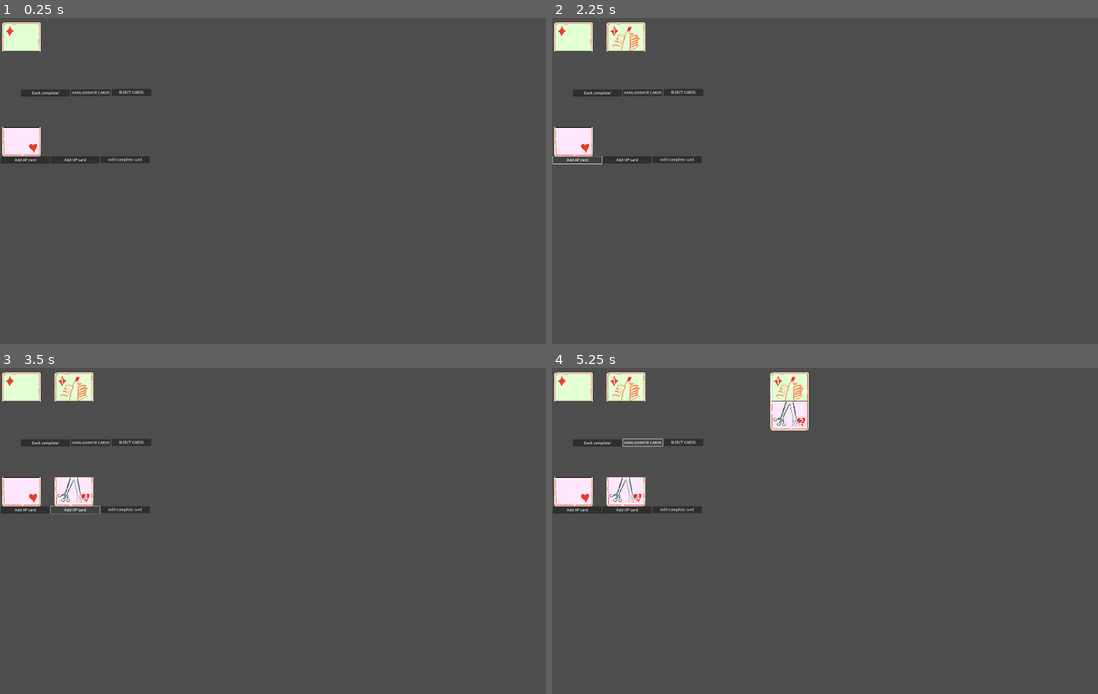
Above: before the commit, frames 1-4 (two rows, left to right).
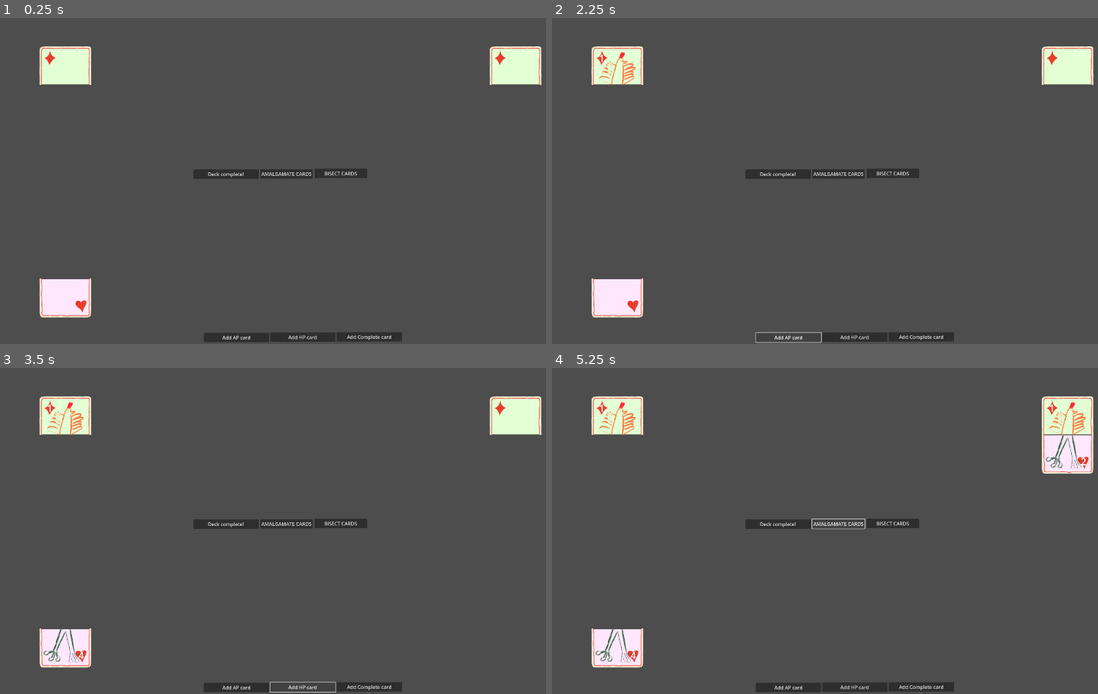
Above: after the commit, the same moments.

Repository: francismitchell/cardbuilder
Game: Godot game, scene res://Stages/CardBuilder.tscn
Two runs of this game, one before a commit and one after it. Both use one fixed random seed, a clock stepped at 60 frames per second and the inputs below. The project has no main scene, so this scene is started directly.
Inputs:
- Up to frame 1 (0.25 s): no input
- Up to frame 2 (2.25 s): click "AMALGAMATE CARDS" at 0.5 s; click "BISECT CARDS" at 1.25 s; click "Add AP card" at 2 s
- Up to frame 3 (3.5 s): click "Add HP card" at 2.75 s
- Up to frame 4 (5.25 s): click "Add Complete card" at 3.5 s; click "Deck complete!" at 4.25 s; click "AMALGAMATE CARDS" at 5 s

The runs differ from the first frame. In frame 1, 7.3% of the frame differs, in the area x 0-100%, y 1-100%; in frame 2, 7.5%; in frame 3, 8.1%; in frame 4, 11%.

Commit message:
refactored deck system; now uses Sprite2D base node instead of TextureRect and eschewed use of location markers

Diff:
--- a/Decks/APDeck.tscn
+++ b/Decks/APDeck.tscn
@@ -1,29 +1,27 @@
-[gd_scene load_steps=8 format=3 uid="uid://c8355u067pdh0"]
+[gd_scene load_steps=7 format=3 uid="uid://c8355u067pdh0"]
 
 [ext_resource type="Shader" path="res://Cards/InverseShader.gdshader" id="1_8qxkb"]
-[ext_resource type="Script" path="res://Decks/Scripts/Deck.gd" id="1_c2pqh"]
-[ext_resource type="Texture2D" uid="uid://d05dwqsig7c1n" path="res://Cards/Images/AP_bg.png" id="2_b7mn1"]
+[ext_resource type="PackedScene" uid="uid://ccnlc875y4ixf" path="res://Decks/BaseDeck.tscn" id="1_dvycy"]
 [ext_resource type="Script" path="res://Cards/Scripts/CardData.gd" id="5_iq1l0"]
 [ext_resource type="Script" path="res://Decks/Scripts/DeckData.gd" id="5_jukmb"]
 
-[sub_resource type="ShaderMaterial" id="ShaderMaterial_i82l5"]
+[sub_resource type="ShaderMaterial" id="ShaderMaterial_dgcr5"]
 resource_local_to_scene = true
 shader = ExtResource("1_8qxkb")
 shader_parameter/enabled = false
-shader_parameter/brightness = 0.67
+shader_parameter/brightness = 0.755
+shader_parameter/effect_idx = null
+shader_parameter/Strength = 5.0
+shader_parameter/RandomOffset = 1.0
 
-[sub_resource type="Resource" id="Resource_c6dms"]
+[sub_resource type="Resource" id="Resource_mcwyp"]
 script = ExtResource("5_jukmb")
 deck_type = 0
 deck_orientation = 0
 deck = Array[ExtResource("5_iq1l0")]([])
 
-[node name="ApDeck" type="TextureRect"]
-z_index = 8
-material = SubResource("ShaderMaterial_i82l5")
-offset_right = 256.0
-offset_bottom = 192.0
-pivot_offset = Vector2(128, 96)
-texture = ExtResource("2_b7mn1")
-script = ExtResource("1_c2pqh")
-deck_data = SubResource("Resource_c6dms")
+[node name="APDeck" instance=ExtResource("1_dvycy")]
+material = SubResource("ShaderMaterial_dgcr5")
+centered = false
+offset = Vector2(-128, -192)
+deck_data = SubResource("Resource_mcwyp")
--- /dev/null
+++ b/Decks/BaseDeck.tscn
@@ -0,0 +1,19 @@
+[gd_scene load_steps=5 format=3 uid="uid://ccnlc875y4ixf"]
+
+[ext_resource type="Shader" path="res://Cards/InverseShader.gdshader" id="1_l4hox"]
+[ext_resource type="Texture2D" uid="uid://d05dwqsig7c1n" path="res://Cards/Images/AP_bg.png" id="2_6ksn6"]
+[ext_resource type="Script" path="res://Decks/Scripts/Deck.gd" id="2_l4a81"]
+
+[sub_resource type="ShaderMaterial" id="ShaderMaterial_oja8g"]
+resource_local_to_scene = true
+shader = ExtResource("1_l4hox")
+shader_parameter/enabled = false
+shader_parameter/brightness = 0.755
+shader_parameter/effect_idx = null
+shader_parameter/Strength = 5.0
+shader_parameter/RandomOffset = 1.0
+
+[node name="BaseDeck" type="Sprite2D"]
+material = SubResource("ShaderMaterial_oja8g")
+texture = ExtResource("2_6ksn6")
+script = ExtResource("2_l4a81")
--- a/Decks/CompleteCardDeck.tscn
+++ b/Decks/CompleteCardDeck.tscn
@@ -1,16 +1,27 @@
-[gd_scene load_steps=5 format=3 uid="uid://b8rnbfd32l6f8"]
+[gd_scene load_steps=7 format=3 uid="uid://b8rnbfd32l6f8"]
 
-[ext_resource type="Script" path="res://Decks/Scripts/Deck.gd" id="1_u77cj"]
+[ext_resource type="PackedScene" uid="uid://ccnlc875y4ixf" path="res://Decks/BaseDeck.tscn" id="1_bx260"]
 [ext_resource type="Script" path="res://Cards/Scripts/CardData.gd" id="2_6t34k"]
+[ext_resource type="Shader" path="res://Cards/InverseShader.gdshader" id="2_ey21t"]
 [ext_resource type="Script" path="res://Decks/Scripts/DeckData.gd" id="3_ra28f"]
 
-[sub_resource type="Resource" id="Resource_xmbbp"]
+[sub_resource type="ShaderMaterial" id="ShaderMaterial_16gq8"]
+resource_local_to_scene = true
+shader = ExtResource("2_ey21t")
+shader_parameter/enabled = false
+shader_parameter/brightness = 0.755
+shader_parameter/effect_idx = null
+shader_parameter/Strength = 5.0
+shader_parameter/RandomOffset = 1.0
+
+[sub_resource type="Resource" id="Resource_lyypq"]
 script = ExtResource("3_ra28f")
-deck_type = 0
+deck_type = 2
 deck_orientation = 1
 deck = Array[ExtResource("2_6t34k")]([])
 
-[node name="CompleteCardDeck" type="TextureRect"]
-script = ExtResource("1_u77cj")
-deck_width_px = 750
-deck_data = SubResource("Resource_xmbbp")
+[node name="CompleteCardDeck" instance=ExtResource("1_bx260")]
+material = SubResource("ShaderMaterial_16gq8")
+centered = false
+offset = Vector2(-128, -192)
+deck_data = SubResource("Resource_lyypq")
--- a/Decks/HPDeck.tscn
+++ b/Decks/HPDeck.tscn
@@ -1,26 +1,29 @@
 [gd_scene load_steps=8 format=3 uid="uid://kxq2v478o6na"]
 
+[ext_resource type="PackedScene" uid="uid://ccnlc875y4ixf" path="res://Decks/BaseDeck.tscn" id="1_00ls3"]
 [ext_resource type="Shader" path="res://Cards/InverseShader.gdshader" id="1_ij4re"]
-[ext_resource type="Script" path="res://Decks/Scripts/Deck.gd" id="1_rd8cj"]
 [ext_resource type="Texture2D" uid="uid://c8y2ueofy62oj" path="res://Cards/Images/HP_bg.png" id="2_gwavs"]
 [ext_resource type="Script" path="res://Decks/Scripts/DeckData.gd" id="5_2xh7o"]
 [ext_resource type="Script" path="res://Cards/Scripts/CardData.gd" id="7_5mrwf"]
 
-[sub_resource type="ShaderMaterial" id="ShaderMaterial_oja8g"]
+[sub_resource type="ShaderMaterial" id="ShaderMaterial_jbm3n"]
 resource_local_to_scene = true
 shader = ExtResource("1_ij4re")
 shader_parameter/enabled = false
 shader_parameter/brightness = 0.755
+shader_parameter/effect_idx = null
+shader_parameter/Strength = 5.0
+shader_parameter/RandomOffset = 1.0
 
-[sub_resource type="Resource" id="Resource_j1sxi"]
+[sub_resource type="Resource" id="Resource_uetp3"]
 script = ExtResource("5_2xh7o")
 deck_type = 1
 deck_orientation = 0
 deck = Array[ExtResource("7_5mrwf")]([])
 
-[node name="HpDeck" type="TextureRect"]
-material = SubResource("ShaderMaterial_oja8g")
-pivot_offset = Vector2(128, 96)
+[node name="HPDeck" instance=ExtResource("1_00ls3")]
+material = SubResource("ShaderMaterial_jbm3n")
 texture = ExtResource("2_gwavs")
-script = ExtResource("1_rd8cj")
-deck_data = SubResource("Resource_j1sxi")
+centered = false
+offset = Vector2(-128, 0)
+deck_data = SubResource("Resource_uetp3")
--- a/Decks/Scripts/Deck.gd
+++ b/Decks/Scripts/Deck.gd
@@ -1,5 +1,6 @@
 @tool
-class_name Deck extends TextureRect
+class_name Deck
+extends Sprite2D
 
 enum DeckState {STACKED, FOLDED, UNFOLDED}
 
@@ -17,7 +18,6 @@
 
 var selected_card : Card
 var hovered_card : Card
-var deck_position : Vector2
 var folded : bool = false
 var deck_state : DeckState: set = set_deck_state
 var hovered_cards : Array[Card]
@@ -53,9 +53,6 @@
 			for card : Card in get_children():
 				if card.is_queued_for_deletion(): continue
 				var end_position = global_position
-				if deck_data.deck_type == CardData.CARD_TYPE.AP_CARD:
-					end_position.y += size.y * scale.y
-				end_position.x += size.x * scale.x / 2
 				tween.parallel().tween_property(card, "global_position", end_position, DECK_FOLD_TIME_PER_CARD)
 			await tween.finished
 		deck_stacked.emit()
@@ -66,16 +63,9 @@
 			var tween = get_tree().create_tween()
 			var end_position = global_position
 			if deck_data.deck_orientation == DeckData.DECK_ORIENTATION.LANDSCAPE:
-				if deck_data.deck_type == CardData.CARD_TYPE.AP_CARD:
-					end_position.y += size.y * scale.y
-				end_position.x += size.x * scale.x / 2
 				end_position.x += 16*i
 			else:
-				if deck_data.deck_type == CardData.CARD_TYPE.AP_CARD:
-					end_position.y += size.y * scale.y
-				end_position.x += size.x * scale.x / 2
 				end_position.y += 16*i #deck_width_px - 16*i
-				#end_position.y -= 130
 			tween.tween_property(card, "global_position", end_position, DECK_FOLD_TIME_PER_CARD)
 			# fold cards simultaneously if previously stacked
 			if previous_state == DeckState.STACKED:
@@ -106,14 +96,10 @@
 			var unfold_position = Vector2()
 			# set position dependent on index and deck settings
 			if deck_data.deck_orientation == DeckData.DECK_ORIENTATION.LANDSCAPE:
-				if deck_data.deck_type == CardData.CARD_TYPE.AP_CARD:
+				if deck_data.deck_type == CardData.CARD_TYPE.COMPLETE_CARD:
+					unfold_position.x = i * card_x_offset
+				else:
 					unfold_position.x = (number_cards-i-1) * card_x_offset
-					if not deck_unfold_node:
-						unfold_position.y += size.y
-				elif deck_data.deck_type == CardData.CARD_TYPE.HP_CARD:
-					unfold_position.x = (number_cards-i-1) * card_x_offset
-				elif deck_data.deck_type == CardData.CARD_TYPE.COMPLETE_CARD:
-					unfold_position.x = i * card_x_offset
 			elif deck_data.deck_orientation == DeckData.DECK_ORIENTATION.PORTRAIT:
 				if deck_data.deck_type == CardData.CARD_TYPE.AP_CARD:
 					unfold_position.y = (number_cards - i) * card_x_offset - card_x_offset
@@ -144,22 +130,17 @@
 func _ready() -> void:
 	if not deck_data.changed.is_connected(_on_deck_data_changed):
 		deck_data.changed.connect(_on_deck_data_changed)
-	deck_position = global_position
-	# centre cards on deck
-	if deck_data.deck_type == CardData.CARD_TYPE.AP_CARD:
-		deck_position.y += size.y * scale.y
-	deck_position.x += size.x * scale.x / 2
 	for child in get_children():
 		child.free()
 	for card_data in deck_data.deck:
 		if card_data:
-			add_card_node(card_data)
+			_add_card_node(card_data)
 
 func add_card_data(card_data : CardData) -> void:
 	deck_data.deck.append(card_data)
-	add_card_node(deck_data.deck.back())
-
-func add_card_node(card_data : CardData) -> void:
+	_add_card_node(deck_data.deck.back())
+
+func _add_card_node(card_data : CardData) -> void:
 	# instantiate new card
 	var new_card = card_scene.instantiate()
 	new_card.card_data = card_data
@@ -167,7 +148,6 @@
 	new_card.card_mouse_entered.connect(_on_card_mouse_entered)
 	new_card.card_mouse_exited.connect(_on_card_mouse_exited)
 	new_card.card_mouse_motion.connect(_on_mouse_motion)
-	new_card.global_position = deck_position
 	add_child(new_card)
 	new_card._on_card_data_changed()
 	new_card.owner = self
@@ -196,8 +176,8 @@
 		if deck_data.deck_orientation == DeckData.DECK_ORIENTATION.LANDSCAPE:
 			if deck_data.deck_type == CardData.CARD_TYPE.AP_CARD:
 				card.neutral_position.x = (number_cards-i-1) * card_x_offset
-				if not deck_unfold_node:
-					card.neutral_position.y += size.y
+				#if not deck_unfold_node:
+					#card.neutral_position.y += size.y
 			elif deck_data.deck_type == CardData.CARD_TYPE.HP_CARD:
 				card.neutral_position.x = (number_cards-i-1) * card_x_offset
 			elif deck_data.deck_type == CardData.CARD_TYPE.COMPLETE_CARD:
@@ -229,14 +209,8 @@
 	var idx = deck_data.deck.find(card.card_data)
 	var end_position = global_position
 	if deck_data.deck_orientation == DeckData.DECK_ORIENTATION.LANDSCAPE:
-		if deck_data.deck_type == CardData.CARD_TYPE.AP_CARD:
-			end_position.y += size.y * scale.y
-		end_position.x += size.x * scale.x
 		end_position.x -= 16*idx
 	else:
-		if deck_data.deck_type == CardData.CARD_TYPE.AP_CARD:
-			end_position.x += size.y * scale.y
-		end_position.y += size.x * scale.x / 2
 		end_position.y += 16*idx
 	var tween = get_tree().create_tween()
 	tween.tween_property(card, "global_position", end_position, DECK_FOLD_TIME_PER_CARD).set_trans(Tween.TRANS_QUART).set_ease(Tween.EASE_OUT)
@@ -258,7 +232,7 @@
 	for card_data in deck_data.deck:
 		if card_data not in card_node_card_data and card_data != null:
 			# add node
-			add_card_node(card_data)
+			_add_card_node(card_data)
 
 # callback function to deal with card hovering
 func _on_mouse_motion(card: Card, mouse_pos: Vector2) -> void:
@@ -276,40 +250,11 @@
 		hovered_card = closest_card
 		hovered_card.hover(mouse_pos)
 
-
-
 func _on_card_mouse_entered(card: Card) -> void:
 	pass
-	#if deck_state != DeckState.UNFOLDED: return
-	#
-	#
-	#
-	#
-	#if hovered_cards.size() > 0:
-		#var tween = get_tree().create_tween()
-		#tween.tween_property(hovered_cards.back(), "scale", Vector2(1,1), 0.2)
-		#hovered_cards.back().z_index = 0
-	#hovered_cards.push_back(card)
-	##print(hovered_cards)
-	#if card != selected_card:
-		#card.z_index = 1
-		#var tween = get_tree().create_tween()
-		#tween.tween_property(card, "scale", Vector2(1.1,1.1), 0.05)
 
 func _on_card_mouse_exited(card: Node2D) -> void:
 	card.unhover()
-
-	#if deck_state != DeckState.UNFOLDED: return
-	#hovered_cards.erase(card)
-	#if hovered_cards.size() > 0:
-		#hovered_cards.back().z_index = 1
-		#var tween = get_tree().create_tween()
-		#tween.tween_property(hovered_cards.back(), "scale", Vector2(1.1,1.1), 0.05)
-	##print(hovered_cards)
-	#if card != selected_card:
-		#card.z_index = 0
-		#var tween = get_tree().create_tween()
-		#tween.tween_property(card, "scale", Vector2(1,1), 0.2)
 
 func _on_card_pressed(card: Card) -> void:
 	if deck_state != DeckState.UNFOLDED: return
--- a/Stages/CardBuilder.gd
+++ b/Stages/CardBuilder.gd
@@ -10,11 +10,11 @@
 	$ApDeck.deck_state = Deck.DeckState.STACKED
 	$HpDeck.deck_state = Deck.DeckState.STACKED
 	$CompleteCardDeck.deck_state = Deck.DeckState.STACKED
-	$ApDeck.position = $ApDeckLoc.position
-	$HpDeck.position = $HpDeckLoc.position
-	$CompleteCardDeck.position = $CompleteDeckLoc.position
-	$ApDeck.deck_unfold_node = $ApUnfoldLoc
-	$HpDeck.deck_unfold_node = $HpUnfoldLoc
+	#$ApDeck.position = $ApDeckLoc.position
+	#$HpDeck.position = $HpDeckLoc.position
+	#$CompleteCardDeck.position = $CompleteDeckLoc.position
+	#$ApDeck.deck_unfold_node = $ApUnfoldLoc
+	#$HpDeck.deck_unfold_node = $HpUnfoldLoc
 
 func scene_setup() -> void:
 	$ApDeck.deck_state = Deck.DeckState.UNFOLDED
--- a/Stages/CardBuilder.tscn
+++ b/Stages/CardBuilder.tscn
@@ -1,10 +1,19 @@
-[gd_scene load_steps=8 format=3 uid="uid://bao61chbhup8k"]
+[gd_scene load_steps=9 format=3 uid="uid://bao61chbhup8k"]
 
 [ext_resource type="Script" path="res://Stages/CardBuilder.gd" id="1_bn3pl"]
 [ext_resource type="PackedScene" uid="uid://c8355u067pdh0" path="res://Decks/APDeck.tscn" id="1_vwk1p"]
 [ext_resource type="PackedScene" uid="uid://kxq2v478o6na" path="res://Decks/HPDeck.tscn" id="2_2hv54"]
 [ext_resource type="Shader" path="res://Cards/InverseShader.gdshader" id="3_hjtvv"]
 [ext_resource type="PackedScene" uid="uid://b8rnbfd32l6f8" path="res://Decks/CompleteCardDeck.tscn" id="4_rm7i0"]
+
+[sub_resource type="ShaderMaterial" id="ShaderMaterial_g4by1"]
+resource_local_to_scene = true
+shader = ExtResource("3_hjtvv")
+shader_parameter/enabled = false
+shader_parameter/brightness = 0.755
+shader_parameter/effect_idx = null
+shader_parameter/Strength = 5.0
+shader_parameter/RandomOffset = 1.0
 
 [sub_resource type="ShaderMaterial" id="ShaderMaterial_nx8sj"]
 resource_local_to_scene = true
@@ -28,95 +37,71 @@
 script = ExtResource("1_bn3pl")
 
 [node name="AmalgamateButton" type="Button" parent="."]
-offset_left = 313.0
-offset_top = 317.0
-offset_right = 487.0
-offset_bottom = 348.0
+offset_left = 860.0
+offset_top = 502.0
+offset_right = 1034.0
+offset_bottom = 533.0
 text = "AMALGAMATE CARDS"
 
 [node name="Bisect" type="Button" parent="."]
-offset_left = 493.0
-offset_top = 316.0
-offset_right = 667.0
-offset_bottom = 347.0
+offset_left = 1040.0
+offset_top = 501.0
+offset_right = 1214.0
+offset_bottom = 532.0
 text = "BISECT CARDS"
 
 [node name="ApSpawner" type="Button" parent="."]
-offset_left = 4.0
-offset_top = 614.0
-offset_right = 220.0
-offset_bottom = 645.0
+offset_left = 674.0
+offset_top = 1043.0
+offset_right = 890.0
+offset_bottom = 1074.0
 text = "Add AP card"
 
 [node name="DeckComplete" type="Button" parent="."]
-offset_left = 92.0
-offset_top = 318.0
-offset_right = 308.0
-offset_bottom = 349.0
+offset_left = 639.0
+offset_top = 503.0
+offset_right = 855.0
+offset_bottom = 534.0
 text = "Deck complete!"
 
 [node name="HpSpawner" type="Button" parent="."]
-offset_left = 223.0
-offset_top = 613.0
-offset_right = 439.0
-offset_bottom = 644.0
+offset_left = 893.0
+offset_top = 1042.0
+offset_right = 1109.0
+offset_bottom = 1073.0
 text = "Add HP card"
 
 [node name="CompSpawner" type="Button" parent="."]
-offset_left = 443.0
-offset_top = 612.0
-offset_right = 659.0
-offset_bottom = 643.0
+offset_left = 1113.0
+offset_top = 1041.0
+offset_right = 1329.0
+offset_bottom = 1072.0
 text = "Add Complete card"
 
 [node name="ApAmalLoc" type="Marker2D" parent="."]
-position = Vector2(399, 309)
+position = Vector2(946, 494)
 
 [node name="HpAmalLoc" type="Marker2D" parent="."]
-position = Vector2(400, 356)
+position = Vector2(947, 541)
 
 [node name="CompleteCardDeck" parent="." instance=ExtResource("4_rm7i0")]
-offset_left = 1040.0
-offset_top = 170.0
-offset_right = 1040.0
-offset_bottom = 170.0
+material = SubResource("ShaderMaterial_g4by1")
+position = Vector2(1704, 224)
 scale = Vector2(0.667, 0.667)
-deck_width_px = 450
 
-[node name="ApDeck" parent="." node_paths=PackedStringArray("deck_unfold_node") instance=ExtResource("1_vwk1p")]
+[node name="ApDeck" parent="." instance=ExtResource("1_vwk1p")]
 material = SubResource("ShaderMaterial_nx8sj")
-offset_left = -34.0
-offset_top = -10.0
-offset_right = 222.0
-offset_bottom = 182.0
+position = Vector2(216, 224)
 scale = Vector2(0.667, 0.667)
-deck_unfold_node = NodePath("../ApUnfoldLoc")
-deck_width_px = 500
+DECK_CARD_MAX_SEPARATION = 192
+deck_width_px = 1800
 
-[node name="HpDeck" parent="." node_paths=PackedStringArray("deck_unfold_node") instance=ExtResource("2_2hv54")]
+[node name="HpDeck" parent="." instance=ExtResource("2_2hv54")]
 material = SubResource("ShaderMaterial_03yc0")
-offset_left = -34.0
-offset_top = 454.0
-offset_right = 222.0
-offset_bottom = 646.0
+position = Vector2(216, 864)
 scale = Vector2(0.667, 0.667)
-deck_unfold_node = NodePath("../HpUnfoldLoc")
-deck_width_px = 500
-
-[node name="ApUnfoldLoc" type="Marker2D" parent="."]
-position = Vector2(325, 150)
-
-[node name="HpUnfoldLoc" type="Marker2D" parent="."]
-position = Vector2(325, 485)
-
-[node name="ApDeckLoc" type="Marker2D" parent="."]
-position = Vector2(-34, -10)
-
-[node name="HpDeckLoc" type="Marker2D" parent="."]
-position = Vector2(-34, 454)
-
-[node name="CompleteDeckLoc" type="Marker2D" parent="."]
-position = Vector2(1047, 150)
+DECK_CARD_MAX_SEPARATION = 192
+deck_width_px = 1800
 
 [connection signal="pressed" from="AmalgamateButton" to="." method="_on_amalgamate_pressed"]
 [connection signal="pressed" from="Bisect" to="." method="_on_bisect_pressed"]
--- a/project.godot
+++ b/project.godot
@@ -19,4 +19,3 @@
 window/size/viewport_width=1920
 window/size/viewport_height=1080
 window/size/mode=3
-window/stretch/scale=0.75
